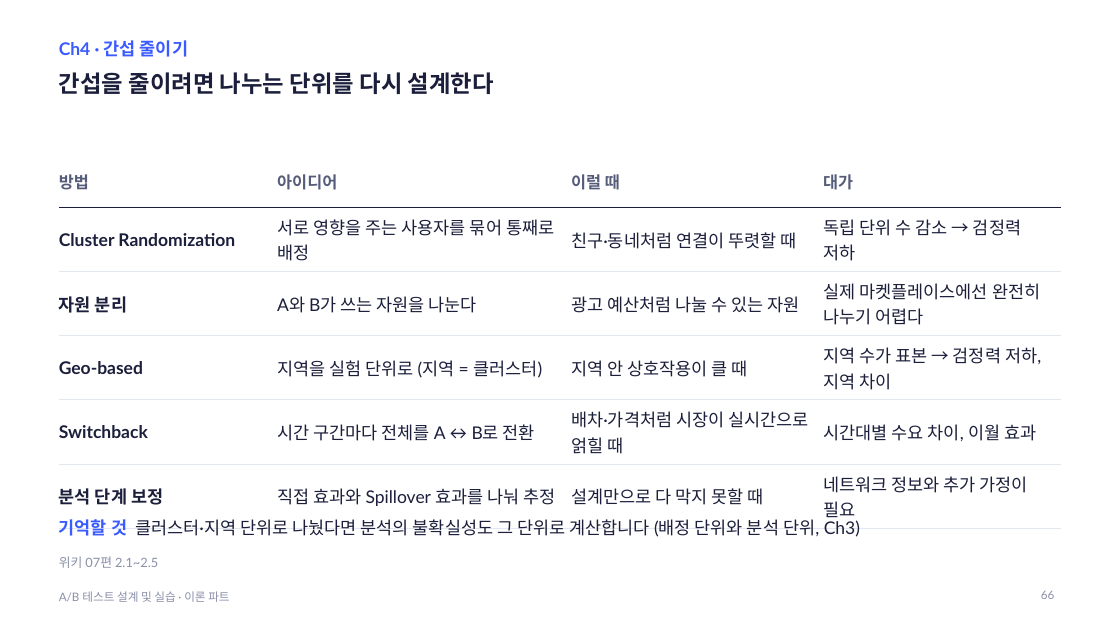
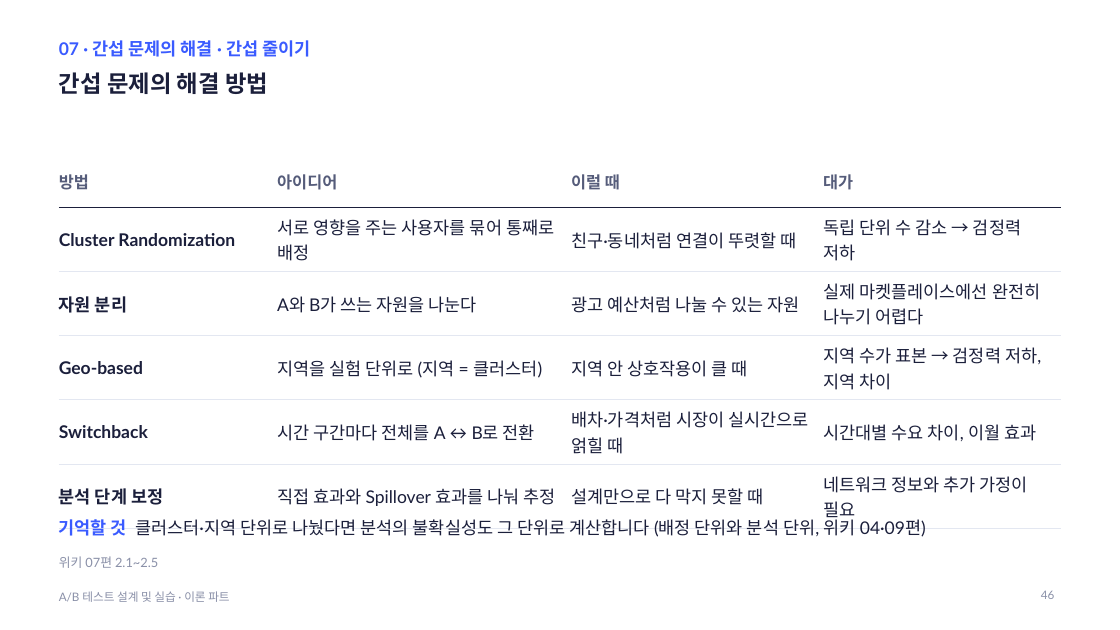
Before and after one commit to kkamret/quickmart-lab-rats, a slide deck: slide 46 of docs/lecture/ab-testing-theory.pptx (slide 66 before the commit). Drawn at 1120x630 pixels with LibreOffice and Linux fonts; fonts in the diff are those of the drawing. Boxes give left, top, right and bottom in pixels: in the first picture for what was removed or moved away, otherwise in the second. Text is boxed around its words. In the diff, an @@ line names an element or a change of style, - is before the commit and + after.

Commit message:
docs: A/B 테스트 PPT를 위키 순서로 재구성

```diff
--- a/docs/lecture/ab-testing-theory.pptx
+++ b/docs/lecture/ab-testing-theory.pptx
@@ text at <box>59,40,310,57</box>: text changed @@
-Ch4 · 간섭 줄이기
+07 · 간섭 문제의 해결 · 간섭 줄이기
@@ title at <box>59,72,268,94</box>: text changed @@
-간섭을 줄이려면 나누는 단위를 다시 설계한다
+간섭 문제의 해결 방법
@@ text at <box>59,516,926,537</box>: text changed @@
-기억할 것 클러스터·지역 단위로 나눴다면 분석의 불확실성도 그 단위로 계산합니다 (배정 단위와 분석 단위, Ch3)
+기억할 것 클러스터·지역 단위로 나눴다면 분석의 불확실성도 그 단위로 계산합니다 (배정 단위와 분석 단위, 위키 04·09편)
@@ page number at <box>1041,591,1054,599</box>: text changed @@
-66
+46
```
Also in this commit, not shown: 73 other slides changed, 3 slides added, 4 slides removed, 2 other files.
